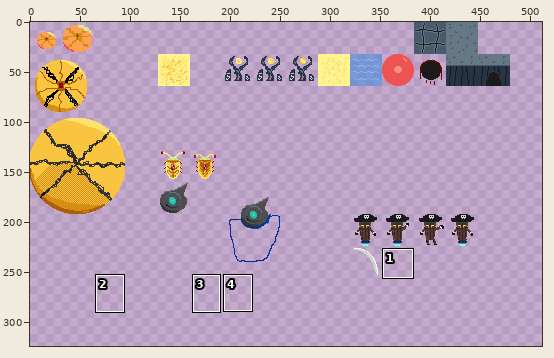
One commit to this sprite sheet: sprites/WaveStrong.png. The picture above shows the old version from afar; the outline marks the close-up.
Close-up. Before the edit:
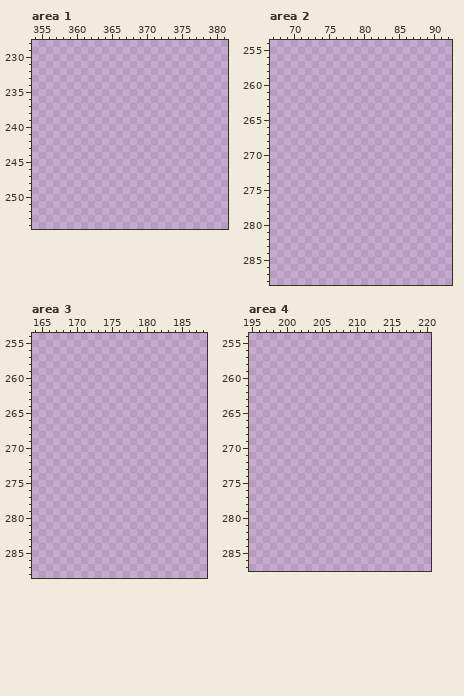
The file is 512x512 pixels. Colours within 5 levels of each other are drawn and written as one. Shown: area 1: x 354..381, y 228..254; area 2: x 67..92, y 254..288; area 3: x 164..188, y 254..288; area 4: x 195..220, y 254..287. The wide view leaves out empty margins. The commit also changed other parts of the picture, which this record leaves out.
Palette (. is transparent): 
After the commit:
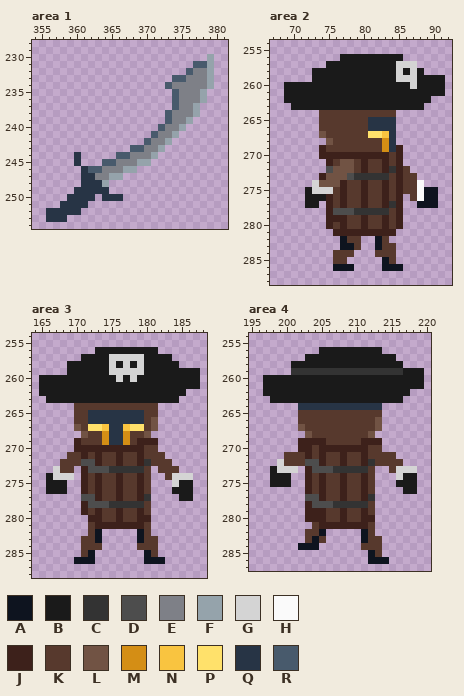
Colours new in this view: A #0e141f  B #1a1a1a  C #333333  D #4d4d4d  E #7e8087  F #95a3ab  G #d4d4d4  H #fafafa  J #3d211b  K #57392d  L #715344  M #d48e15  N #f9c440  P #ffe16b  Q #273445  R #485a6c
Diff:
Changed rows in their new state; - is an unchanged pixel.
Area 1:
first column x 356:
230 -----------------------F
231 ---------------------RRF
232 --------------------REEF
233 ------------------RREEEF
234 -----------------REEEEEF
235 ------------------REEEF-
236 ------------------REEEF-
237 ------------------REEF--
238 -----------------REEEF--
239 -----------------REEF---
240 ----------------REEF----
241 ---------------REEF-----
242 --------------REEF------
243 ------------RREEF-------
244 ----Q-----RREEEF--------
245 ----Q---RREEEFF---------
246 -----QRREEEFF-----------
247 -----QQEEFF-------------
248 -----QQQF---------------
249 ----QQQQQ---------------
250 ---QQQQ-QQQ-------------
251 --QQQQ------------------
252 QQQQQ-------------------
253 QQQ---------------------
Area 2:
first column x 69:
256 --------BBBBBBBBB------
257 ------BBBBBBBBBBGGG----
258 ----BBBBBBBBBBBBGBGB---
259 ----BBBBBBBBBBBBGGGBBBB
260 BBBBBBBBBBBBBBBBBBGBBBB
261 BBBBBBBBBBBBBBBBBBBBBBB
262 BBBBBBBBBBBBBBBBBBBBB--
263 -BBBBBBBBBBBBBBBBBBB---
264 -----KKKKKKKKKKK-------
265 -----KKKKKKKQQQQ-------
266 -----KKKKKKKQQQQ-------
267 -----LKKKKKKPPNQ-------
268 ------LKKKKKKKMQ-------
269 -----JKKKKKKKKMQJ------
270 -----JJJJJJJJJJKJ------
271 ------JKLLKJKKJKJ------
272 ------DLLLKJKKJCJK-----
273 -----JLLLDCCCCCKJKK----
274 ----GLLLJKKJKKJKJKKH---
275 ---BGGGKJKKJKKJKJKKHAA-
276 ---BBBJKJKKJKKJKJ-KHAA-
277 ---BB-JKJKKJKKJCJ--AAA-
278 ------JDDDCCCCCKJ------
279 ------JJJKKJKKJKJ------
280 ------JKJKKJKKJKJ------
281 -------JJJJJJJJJ-------
282 --------AKK--AK--------
283 --------AAK--AKK-------
284 -------KKK---KKK-------
285 -------KK-----AK-------
286 -------AAA----AAA------
Area 3:
first column x 165:
256 --------BBBBBBBBB------
257 ------BBBBGGGGGBBBB----
258 ----BBBBBBGBGBGBBBBB---
259 ----BBBBBBGGGGGBBBBBBBB
260 BBBBBBBBBBBGBGBBBBBBBBB
261 BBBBBBBBBBBBBBBBBBBBBBB
262 BBBBBBBBBBBBBBBBBBBBB--
263 -BBBBBBBBBBBBBBBBBBB---
264 -----KKKKKKKKKKKK------
265 -----KKQQQQQQQQKK------
266 -----KKQQQQQQQQKL------
267 -----LKPPNQQNPPKL------
268 ------LKKMQQMKKL-------
269 -----JKKKMQQMKJJJ------
270 -----JJJJJJJJJJKK------
271 ----KKJKJKKJKKJKKK-----
272 ---KKKDDJKKJKKJCKKK----
273 --GKK-JDDDCCCCCK-KKK---
274 -BGGG-JKJKKJKKJK--KGGG-
275 -BBB--JKJKKJKKJK---GBB-
276 -BBB--JKJKKJKKJK---BBB-
277 ------DDJKKJKKJC----BB-
278 ------JDDDCCCCCK-------
279 ------JKJKKJKKJK-------
280 -------JJKKJKKJJ-------
281 -------KJJJJJJJK-------
282 -------KA-----AK-------
283 ------KKA-----AKK------
284 ------KKK-----KKK------
285 ------KA-------AK------
286 -----AAA-------AAA-----
Area 4:
first column x 197:
256 --------BBBBBBBBB------
257 ------BBBBBBBBBBBBB----
258 ----BBBBBBBBBBBBBBBB---
259 ----CCCCCCCCCCCCCCCCBBB
260 BBBBBBBBBBBBBBBBBBBBBBB
261 BBBBBBBBBBBBBBBBBBBBBBB
262 BBBBBBBBBBBBBBBBBBBBB--
263 -BBBBBBBBBBBBBBBBBBB---
264 -----QQQQQQQQQQQQ------
265 -----KKKKKKKKKKKK------
266 -----KKKKKKKKKKKL------
267 -----LKKKKKKKKKKL------
268 ------LKKKKKKKKL-------
269 -----JJJJKKKKKJJJ------
270 -----JJKJJJJJJJKK------
271 ---KKKJKJKKJKKJKKKK----
272 --GKKKDDJKKJKKJCKKKK---
273 -BGGG-JDDDCCCCCK--KGGG-
274 -BBB--JKJKKJKKJK---GBB-
275 -BBB--JKJKKJKKJK---BBB-
276 ------JKJKKJKKJK----BB-
277 ------DDJKKJKKJC-------
278 ------JDDDCCCCCK-------
279 ------JJJKKJKKJK-------
280 ------JJJKKJKKJJ-------
281 -------KJJJJJJJK-------
282 ------KKA-----AK-------
283 ------KAK-----AKK------
284 -----AAA------KKK------
285 ---------------AK------
286 ---------------AAA-----
Pixel boxes of the changes (left, top, right, bottom) in both close-ups:
added: (46, 54, 214, 222)
added: (284, 54, 445, 271)
added: (39, 347, 200, 564)
added: (263, 347, 424, 564)
